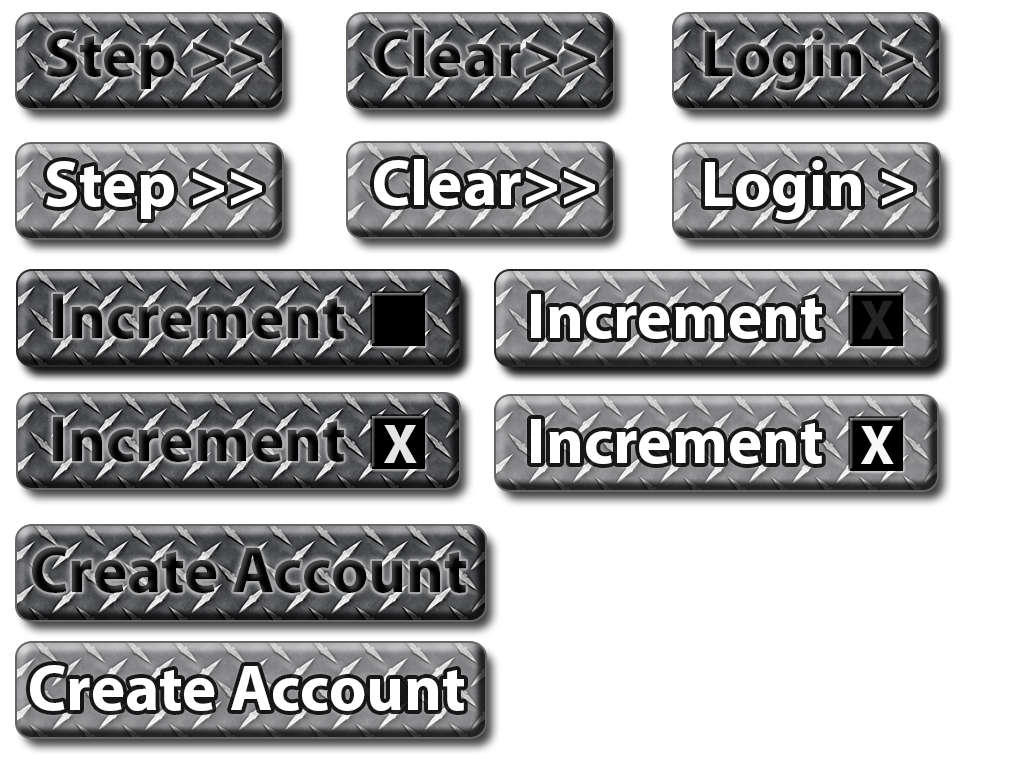
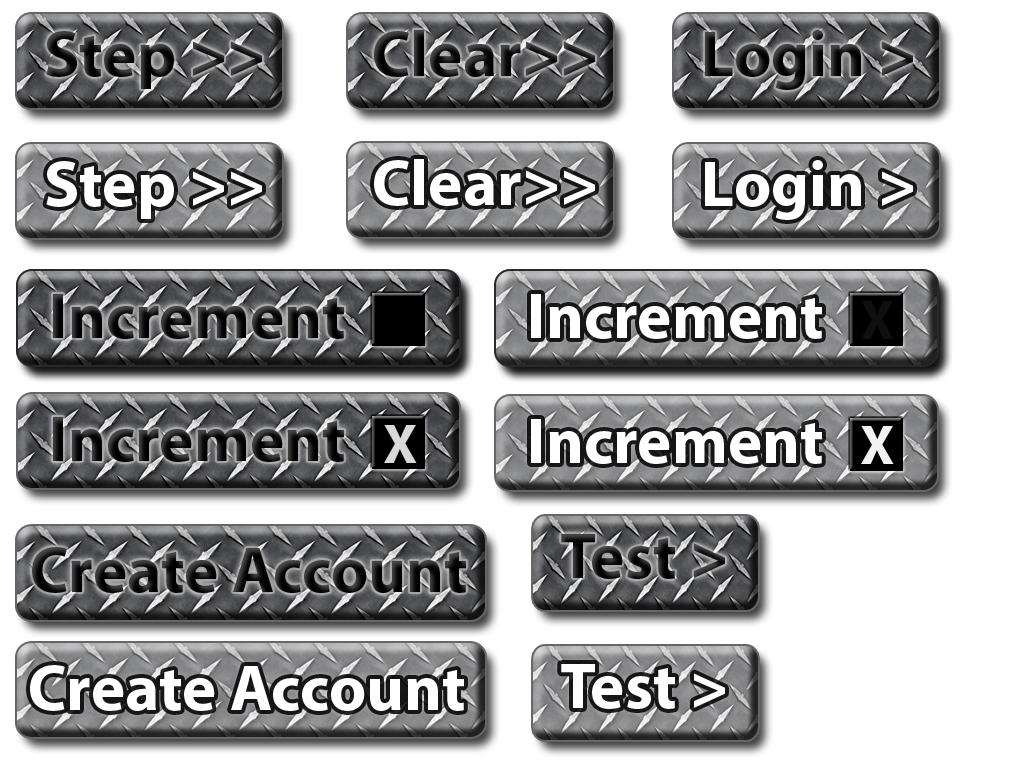
Two versions of the same layered image (1024 x 768). Layer-by-layer changes:
added layer "Test >" (1st of 2) above "Background copy 16" over 561, 664, 725, 709
added layer "Background copy 16" above "Test >" over 533, 646, 758, 740
added layer "Test >" (2nd of 2) above "Background copy 15" over 561, 534, 725, 579
added layer "Background copy 15" above "Login >" over 533, 516, 758, 610
